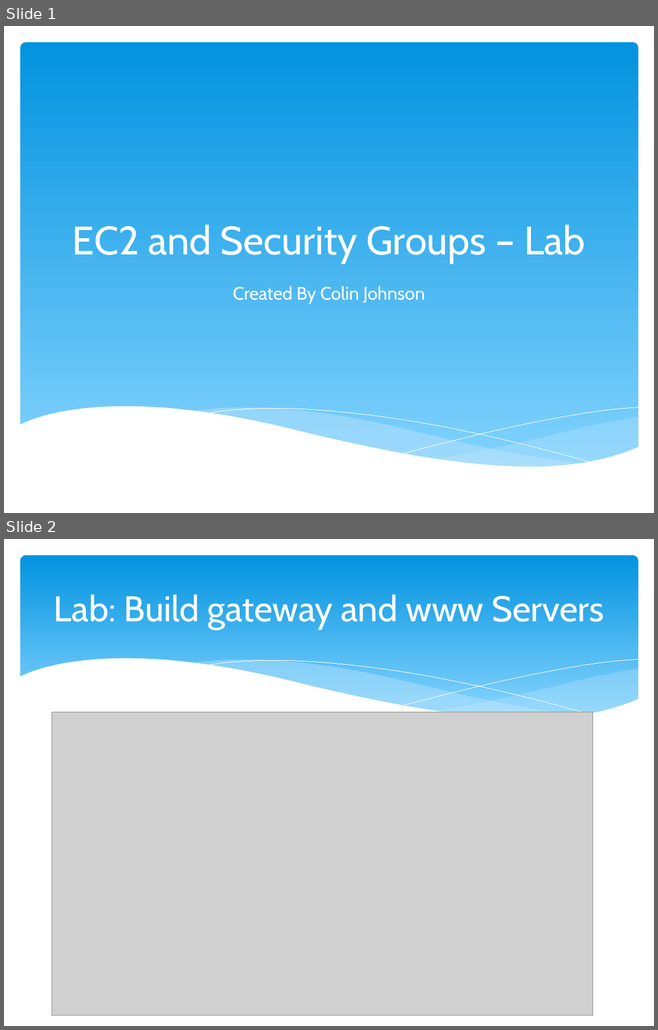
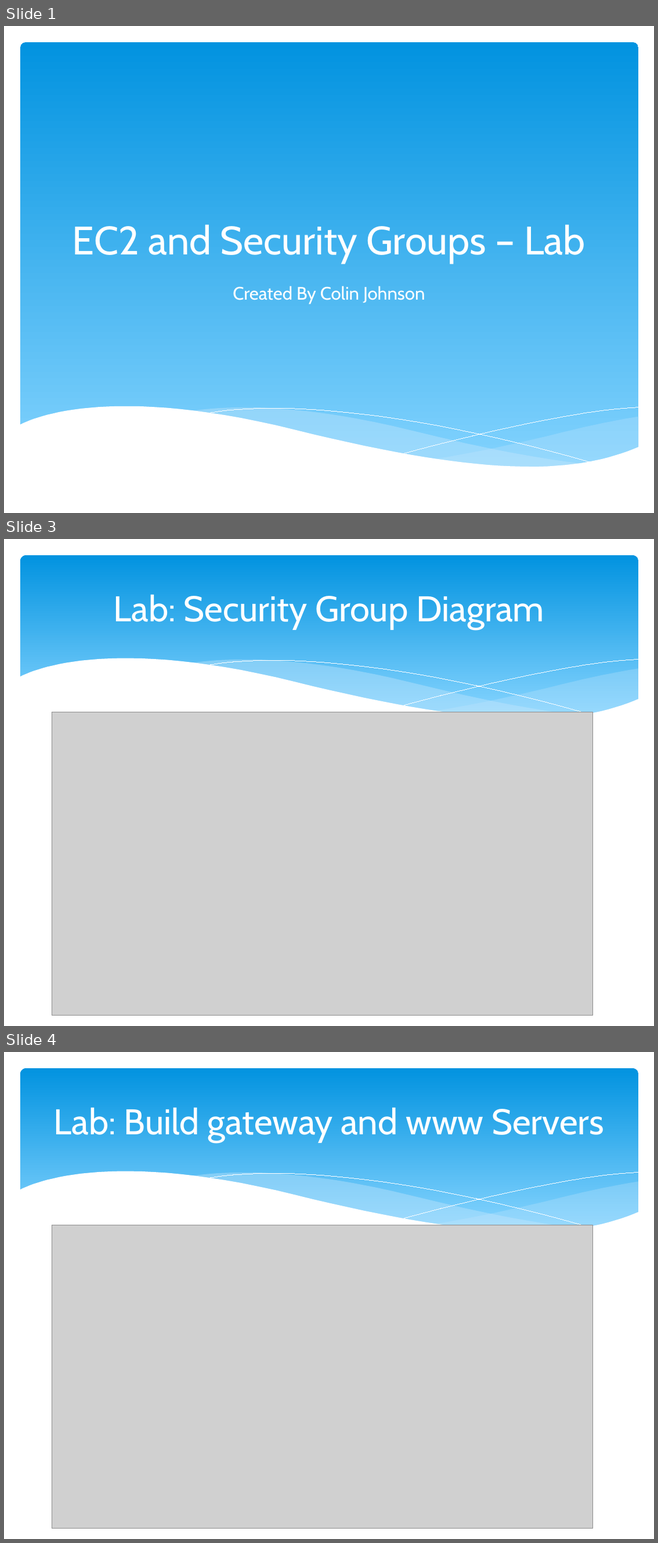
Before and after one commit to cloudavail/awstraining, a slide deck: aws-ec2/aws-ec2-lab.pptx. Shown one above the other, each under a label of ours: slides 1 and 2 before the commit, slides 1, 3 and 4 after it; the slides between them are not shown. The pictures are 658x1030 and 658x1543 pixels, drawn with LibreOffice and Linux fonts; fonts in the diff are those of the drawing; grey boxes stand for pictures. Boxes give left, top, right and bottom in pixels: in the first picture for what was removed or moved away, otherwise in the second. Text is boxed around its words. In the diff, an @@ line names an element or a change of style, - is before the commit and + after.

```diff
--- a/aws-ec2/aws-ec2-lab.pptx
+++ b/aws-ec2/aws-ec2-lab.pptx
@@ slide 3 added at [4,539,654,1026], background #FFFFFF; not listed: 6 template elements that a slide beside it also shows @@
@@ title added at [114,595,544,629], 39.6 pt, text #FFFFFF @@
+Lab: Security Group Diagram
@@ picture added at [52,712,593,1016] @@
@@ what was slide 2 is now slide 4 @@
```
Also in this commit, not shown: 1 other slide added, 1 other file.
